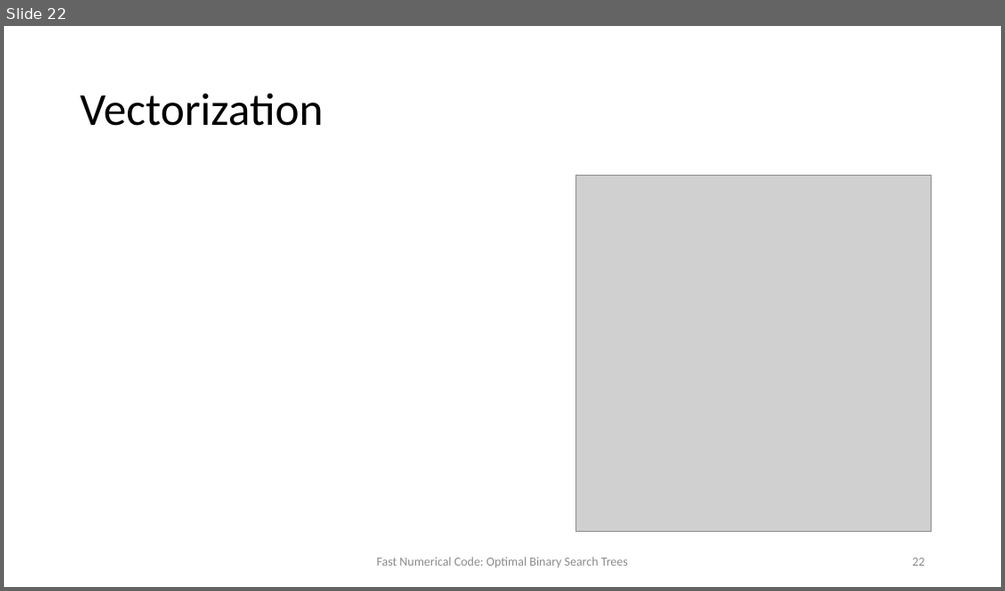
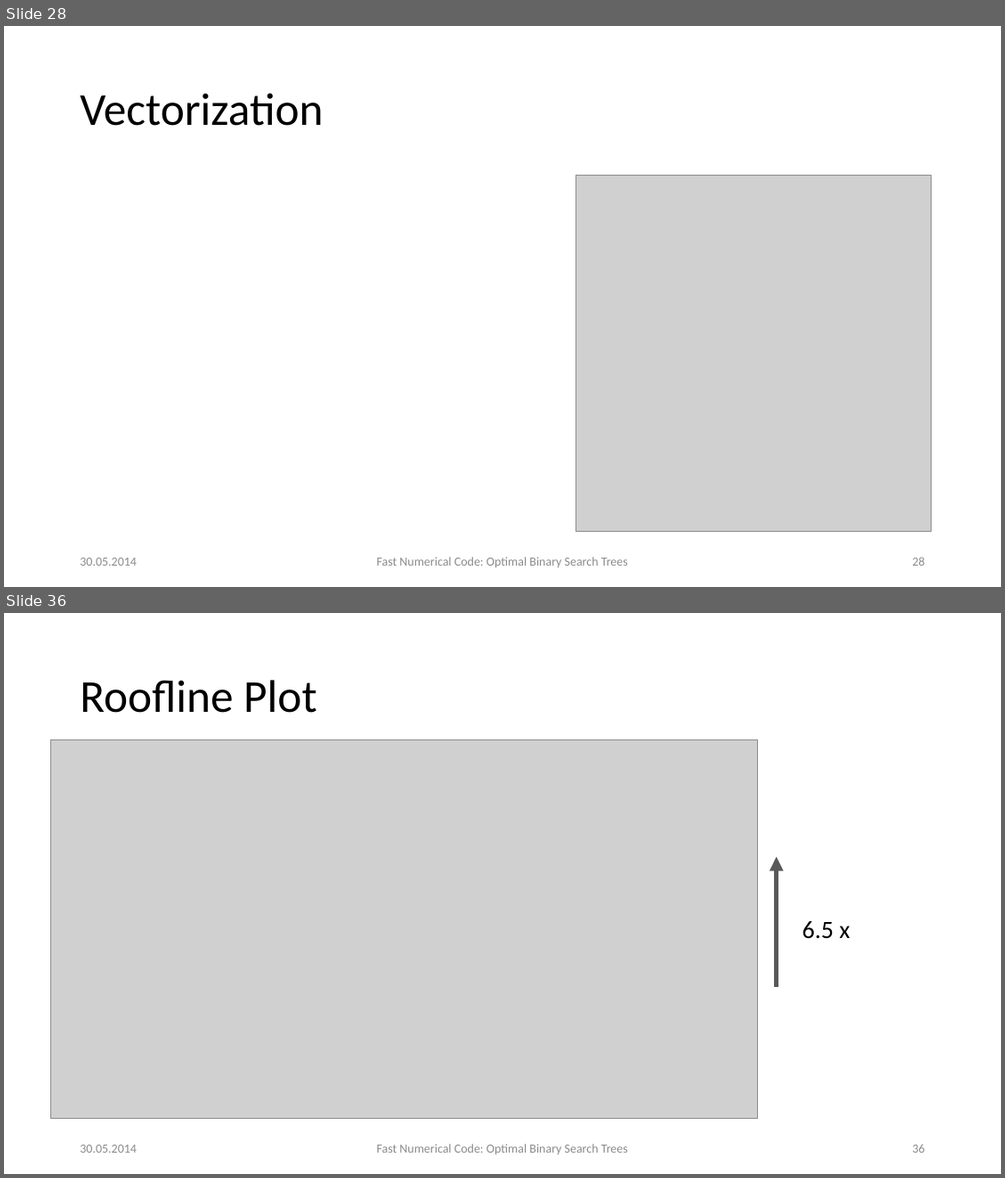
Before and after one commit to d-s-d/FNC14-BST, a slide deck: presentation/presentation.pptx. Shown one above the other, each under a label of ours: slide 22 before the commit, slides 28 and 36 after it; the slides between them are not shown. The pictures are 1005x591 and 1005x1178 pixels, drawn with LibreOffice and Linux fonts; fonts in the diff are those of the drawing; grey boxes stand for pictures. Boxes give left, top, right and bottom in pixels: in the first picture for what was removed or moved away, otherwise in the second. Text is boxed around its words. In the diff, an @@ line names an element or a change of style, - is before the commit and + after.

```diff
--- a/presentation/presentation.pptx
+++ b/presentation/presentation.pptx
@@ slide 36 added at bbox=[4, 613, 1001, 1174], background #FFFFFF @@
@@ title added at bbox=[80, 680, 316, 713], 44 pt, text #000000 @@
+Roofline Plot
@@ picture added at bbox=[51, 739, 759, 1118] @@
@@ arrow added from (777, 987) to (777, 857), #595959 4.5 pt @@
@@ text added at bbox=[802, 921, 850, 939], 24 pt, text #000000 @@
+6.5 x
@@ text added at bbox=[80, 1144, 137, 1152], 12 pt, text #8C8C8C @@
+30.05.2014
@@ text added at bbox=[377, 1143, 628, 1154], 12 pt, text #8C8C8C @@
+Fast Numerical Code: Optimal Binary Search Trees
@@ page number added at bbox=[912, 1144, 924, 1152], 12 pt, text #8C8C8C @@
+36
@@ what was slide 22 is now slide 28 @@
@@ slide 28 changed as well @@
@@ text added at bbox=[80, 557, 137, 565], 12 pt, text #8C8C8C @@
+30.05.2014
@@ page number at bbox=[912, 556, 924, 565]: text changed @@
-22
+28
```
Also in this commit, not shown: 25 other slides changed, 9 other slides added, 9 other files.
